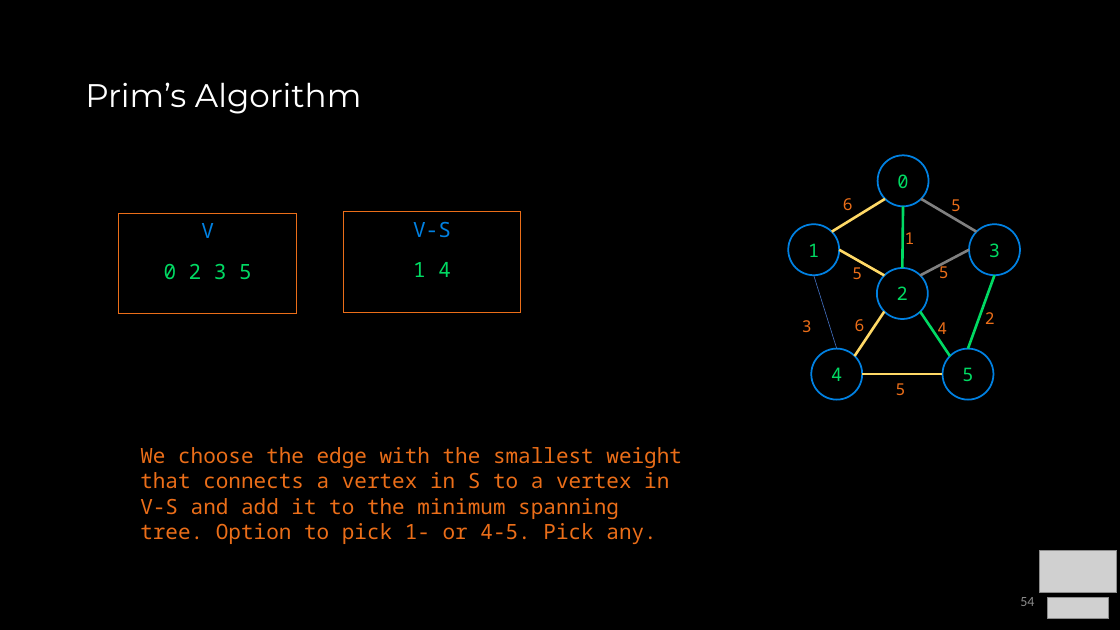
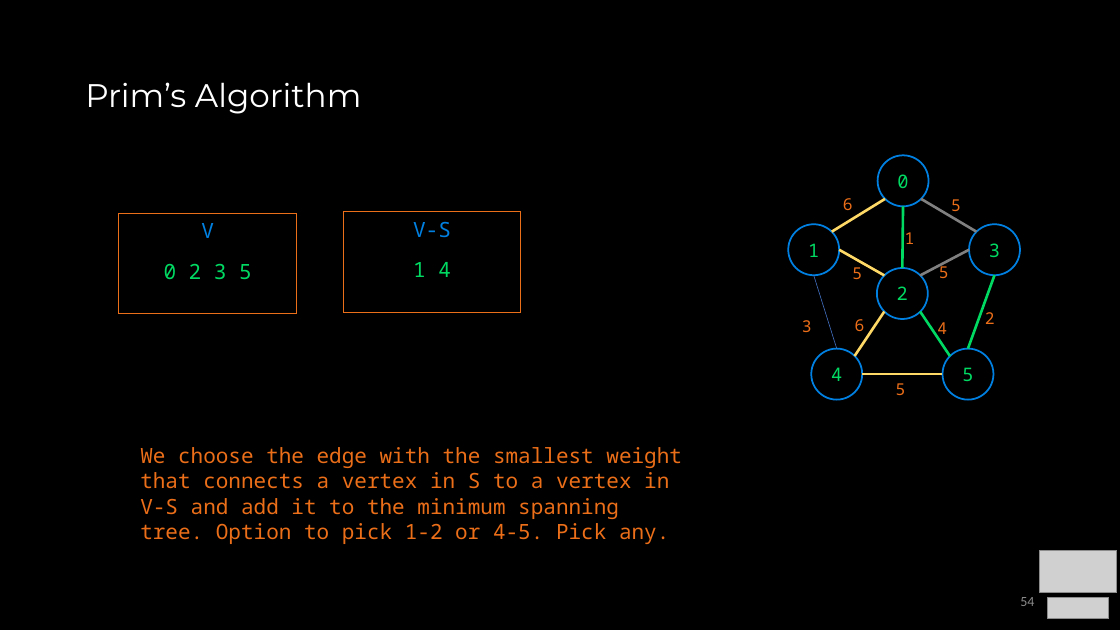
Before and after one commit to COP3530/Instructional-Content, a slide deck: slide 54 of Slides/Slides-PPT/8b - Graph Traversals and Algorithms.pptx. Drawn at 1120x630 pixels with LibreOffice and Linux fonts; fonts in the diff are those of the drawing; grey boxes stand for pictures. Boxes give left, top, right and bottom in pixels: in the first picture for what was removed or moved away, otherwise in the second. Text is boxed around its words. In the diff, an @@ line names an element or a change of style, - is before the commit and + after.

```diff
--- a/Slides/Slides-PPT/8b - Graph Traversals and Algorithms.pptx
+++ b/Slides/Slides-PPT/8b - Graph Traversals and Algorithms.pptx
@@ text at (140, 447, 682, 544): text changed @@
-We choose the edge with the smallest weight that connects a vertex in S to a vertex in V-S and add it to the minimum spanning tree. Option to pick 1- or 4-5. Pick any.
+We choose the edge with the smallest weight that connects a vertex in S to a vertex in V-S and add it to the minimum spanning tree. Option to pick 1-2 or 4-5. Pick any.
```
Also in this commit, not shown: 5 other slides changed, 8 other files.
